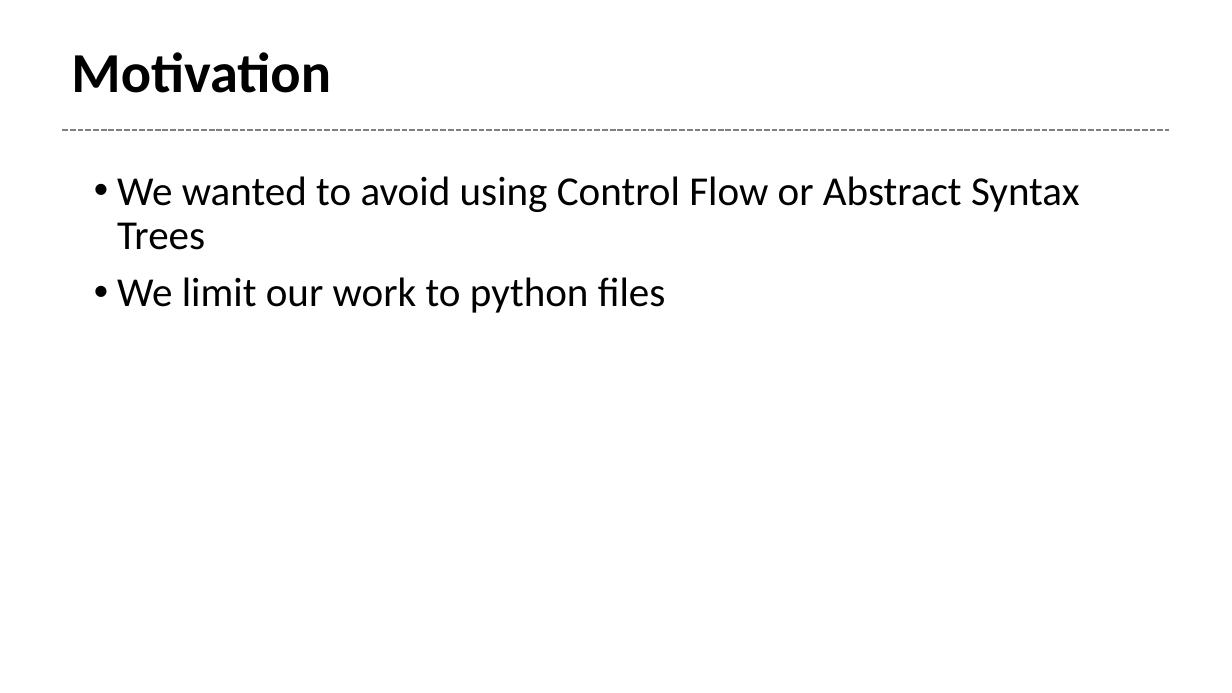
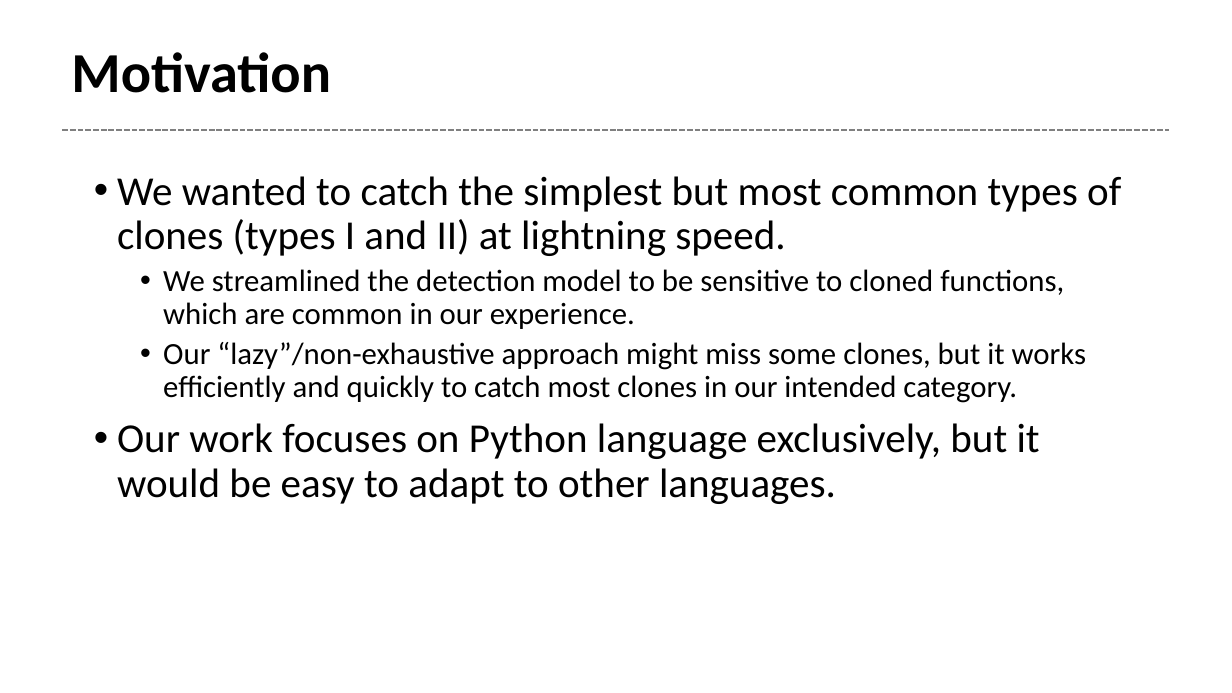
Before and after one commit to Tetricz/CodeCloneDetector, a slide deck: slide 2 of presentation.pptx. Drawn at 1232x693 pixels with LibreOffice and Linux fonts; fonts in the diff are those of the drawing. Boxes give left, top, right and bottom in pixels: in the first picture for what was removed or moved away, otherwise in the second. Text is boxed around its words. In the diff, an @@ line names an element or a change of style, - is before the commit and + after.

Commit message:
edited motivation slide in presentation.pptx

```diff
--- a/presentation.pptx
+++ b/presentation.pptx
@@ text at (x1=117, y1=176, x2=1121, y2=504): text changed; size 32 to 24 pt @@
-• We wanted to avoid using Control Flow or Abstract Syntax Trees
-• We limit our work to python files
+• We wanted to catch the simplest but most common types of clones (types I and II) at lightning speed.
+  • We streamlined the detection model to be sensitive to cloned functions, which are common in our experience.
+  • Our “lazy”/non-exhaustive approach might miss some clones, but it works efficiently and quickly to catch most clones in our intended category.
+• Our work focuses on Python language exclusively, but it would be easy to adapt to other languages.
```
